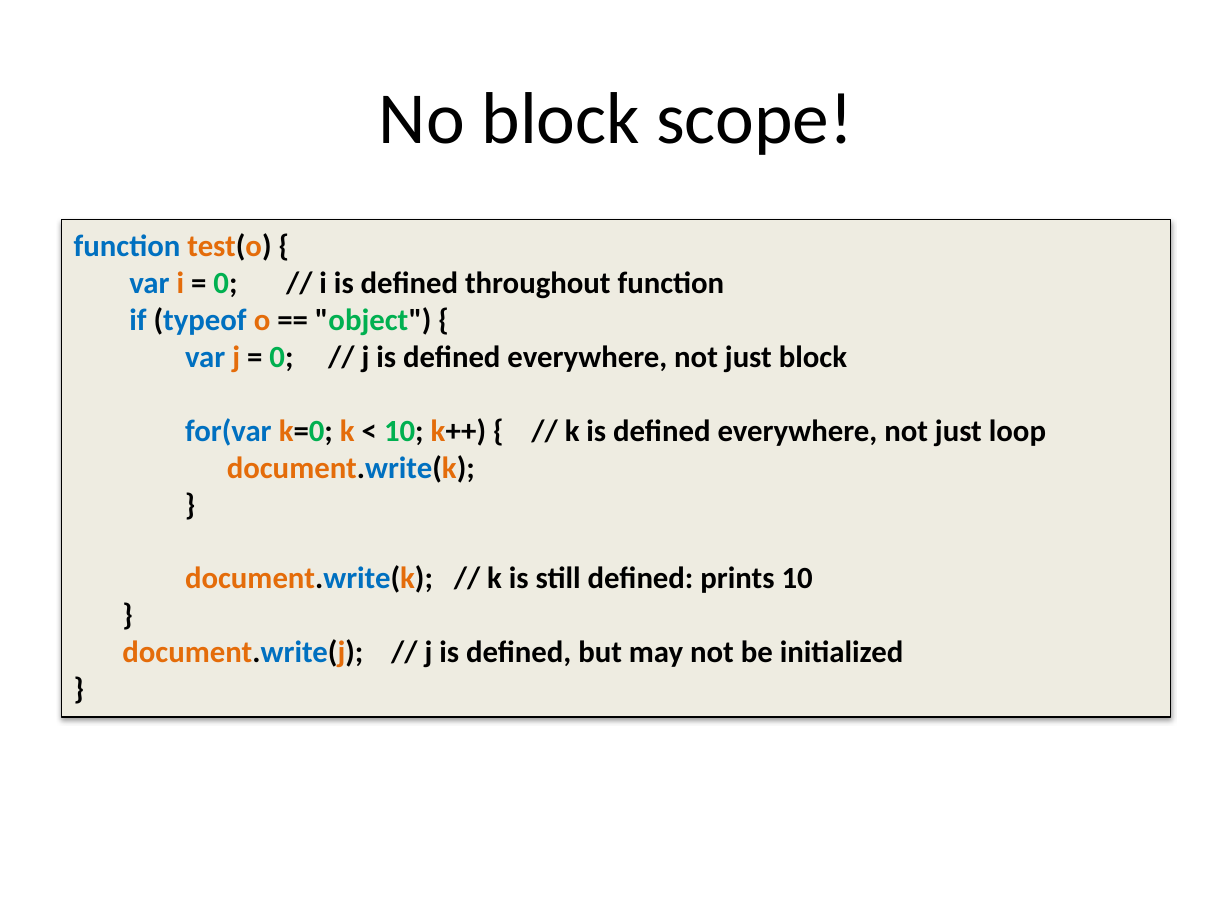
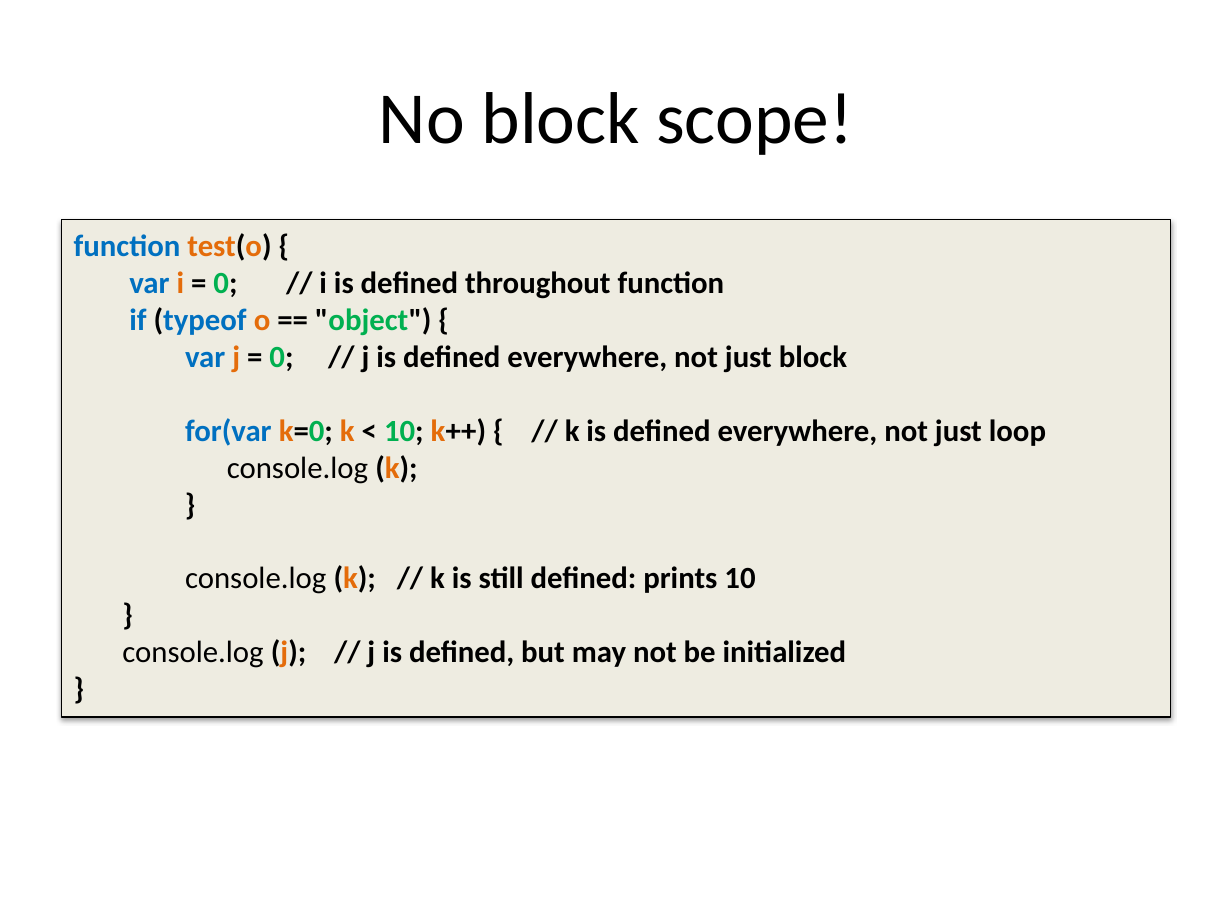
Before and after one commit to dzmitry-varabei/front-end-course, a slide deck: slide 18 of lecture-3-recap-scope/scope.pptx. Drawn at 1232x924 pixels with LibreOffice and Linux fonts; fonts in the diff are those of the drawing. Boxes give left, top, right and bottom in pixels: in the first picture for what was removed or moved away, otherwise in the second. Text is boxed around its words. In the diff, an @@ line names an element or a change of style, - is before the commit and + after.

Commit message:
update

```diff
--- a/lecture-3-recap-scope/scope.pptx
+++ b/lecture-3-recap-scope/scope.pptx
@@ text in rectangle at (227,455,417,484): text changed; text colour #E46C0A to #000000; bold off @@
-document.write(k);
+console.log (k);
@@ text in rectangle at (185,565,755,594): text changed @@
-document.write(k); // k is still defined: prints 10
+console.log (k); // k is still defined: prints 10
@@ text in rectangle at (122,639,847,668): text changed @@
-document.write(j); // j is defined, but may not be initialized
+console.log (j); // j is defined, but may not be initialized
```
